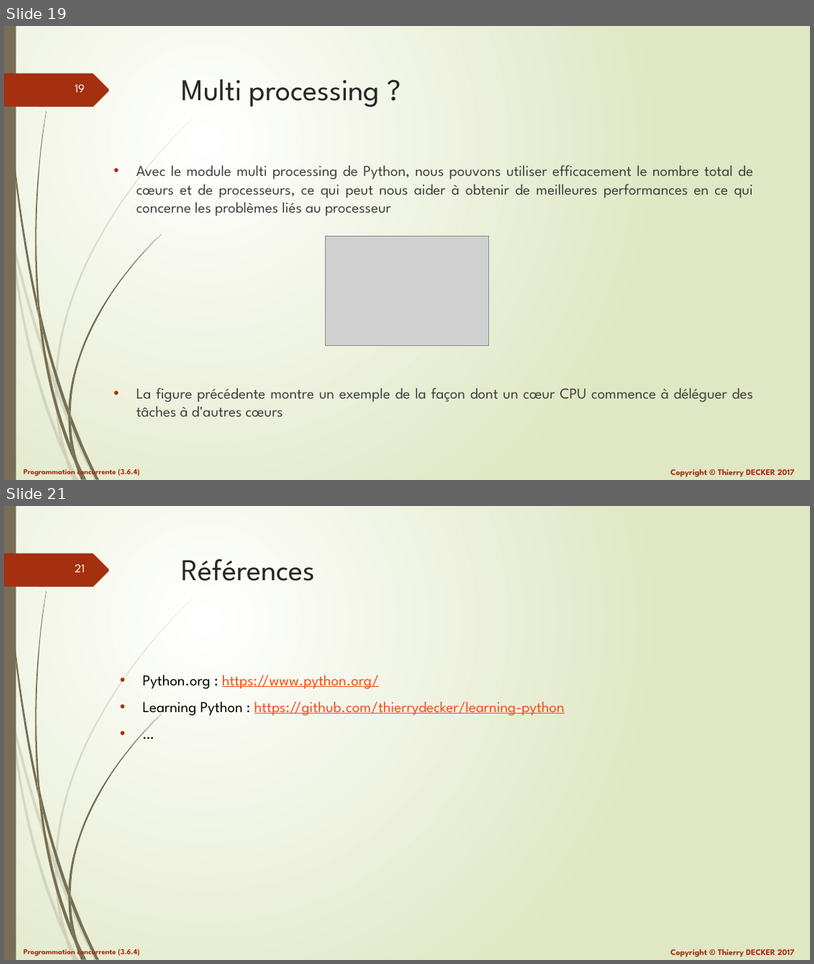
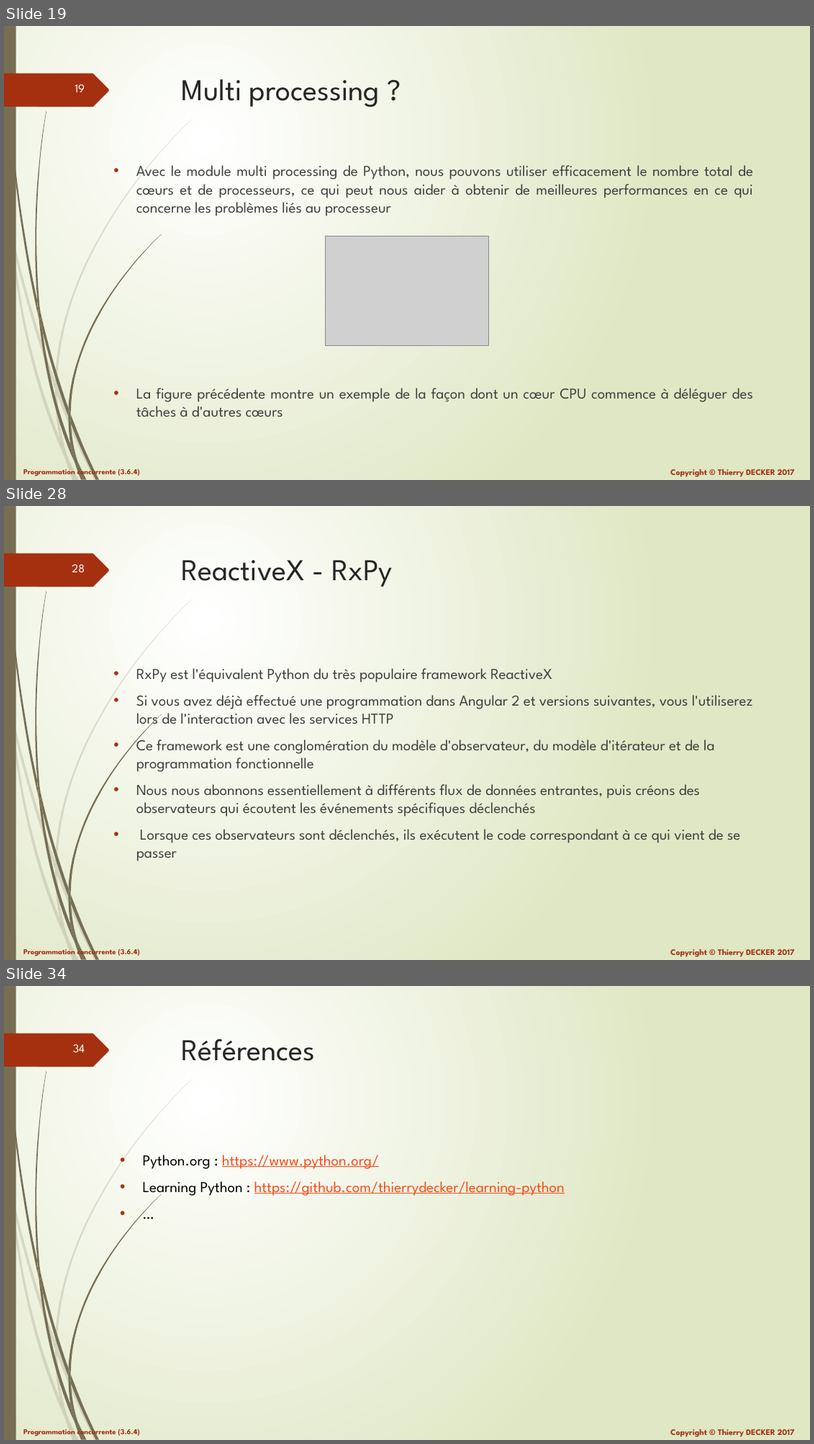
Before and after one commit to VikmanTheRacoon/learning-python, a slide deck: documentations/python-103.pptx. Shown one above the other, each under a label of ours: slides 19 and 21 before the commit, slides 19, 28 and 34 after it; the slides between them are not shown. The pictures are 814x964 and 814x1444 pixels, drawn with LibreOffice and Linux fonts; fonts in the diff are those of the drawing; grey boxes stand for pictures. Boxes give left, top, right and bottom in pixels: in the first picture for what was removed or moved away, otherwise in the second. Text is boxed around its words. In the diff, an @@ line names an element or a change of style, - is before the commit and + after.

```diff
--- a/documentations/python-103.pptx
+++ b/documentations/python-103.pptx
@@ slide 28 added at (4,506,810,960), background gradient #FFFFFF to #DFE8C4; not listed: 27 template elements that a slide beside it also shows @@
@@ title added at (182,560,393,587), 36 pt, text #262626 @@
+ReactiveX - RxPy
@@ text added at (136,668,754,861), 18 pt, text #404040 @@
+• RxPy est l'équivalent Python du très populaire framework ReactiveX
+• Si vous avez déjà effectué une programmation dans Angular 2 et versions suivantes, vous l'utiliserez lors de l'interaction avec les services HTTP
+• Ce framework est une conglomération du modèle d'observateur, du modèle d'itérateur et de la programmation fonctionnelle
+• Nous nous abonnons essentiellement à différents flux de données entrantes, puis créons des observateurs qui écoutent les événements spécifiques déclenchés
+• Lorsque ces observateurs sont déclenchés, ils exécutent le code correspondant à ce qui vient de se passer
@@ what was slide 21 is now slide 34 @@
@@ page number at (73,1044,85,1052): text changed @@
-21
+34
```
Also in this commit, not shown: 1 slide changed, 12 other slides added, 1 other file.
